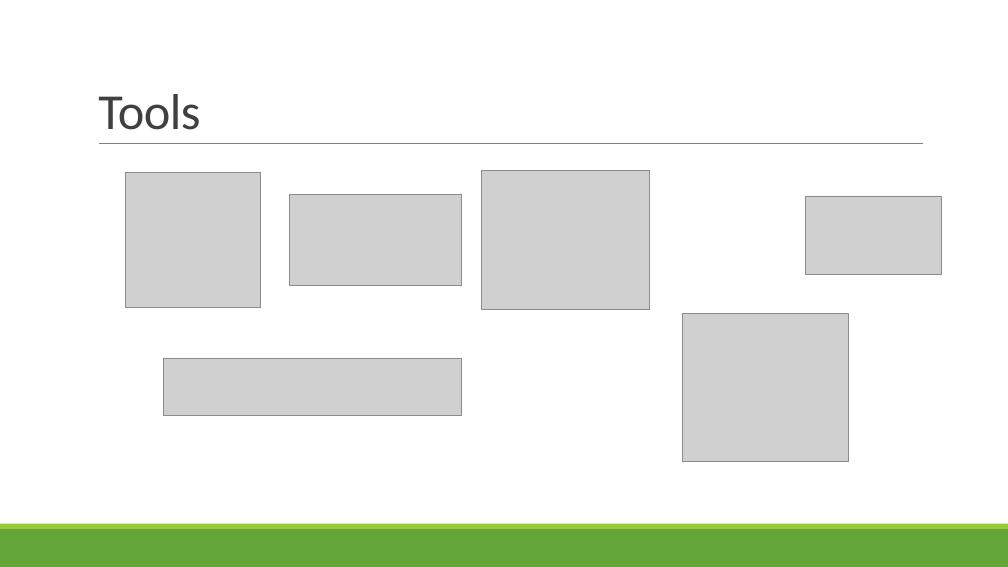
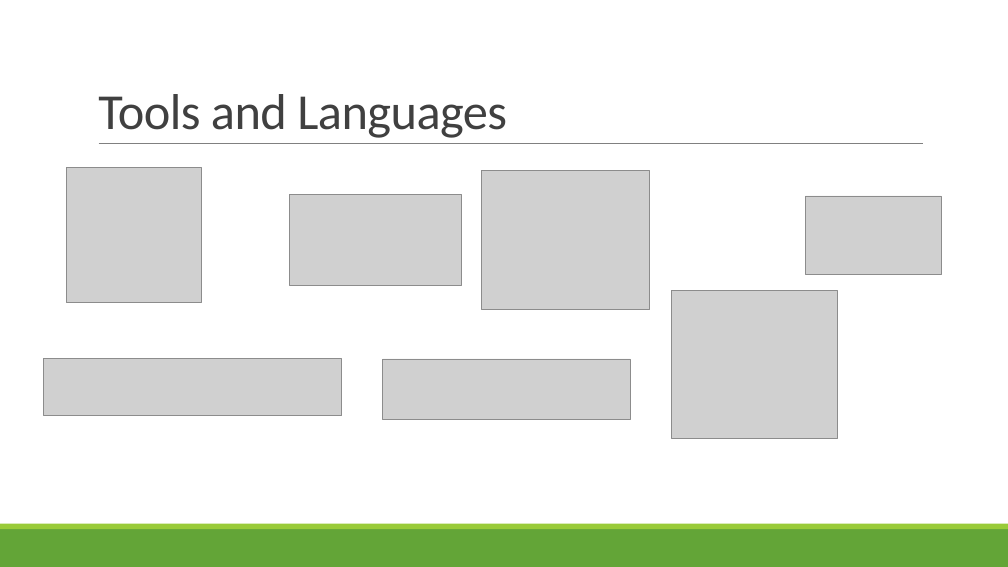
Before and after one commit to avelozo/restaurant453, a slide deck: slide 4 of Documents/Presentation-Project-Rousseff/Rousseff Restaurant.pptx. Drawn at 1008x567 pixels with LibreOffice and Linux fonts; fonts in the diff are those of the drawing; grey boxes stand for pictures. Boxes give left, top, right and bottom in pixels: in the first picture for what was removed or moved away, otherwise in the second. Text is boxed around its words. In the diff, an @@ line names an element or a change of style, - is before the commit and + after.

Commit message:
PPT Update

```diff
--- a/Documents/Presentation-Project-Rousseff/Rousseff Restaurant.pptx
+++ b/Documents/Presentation-Project-Rousseff/Rousseff Restaurant.pptx
@@ title at box(98, 94, 507, 138): text changed @@
-Tools
+Tools and Languages
@@ picture: place and size @@
-picture at box(126, 172, 261, 308)
+picture at box(67, 168, 202, 303)
@@ picture: place and size @@
-picture at box(683, 314, 848, 461)
+picture at box(672, 291, 838, 439)
@@ picture: place and size @@
-picture at box(163, 359, 461, 416)
+picture at box(44, 359, 342, 416)
@@ picture added at box(383, 359, 630, 420) @@
```
Also in this commit, not shown: 1 other slide changed, 1 other file.
